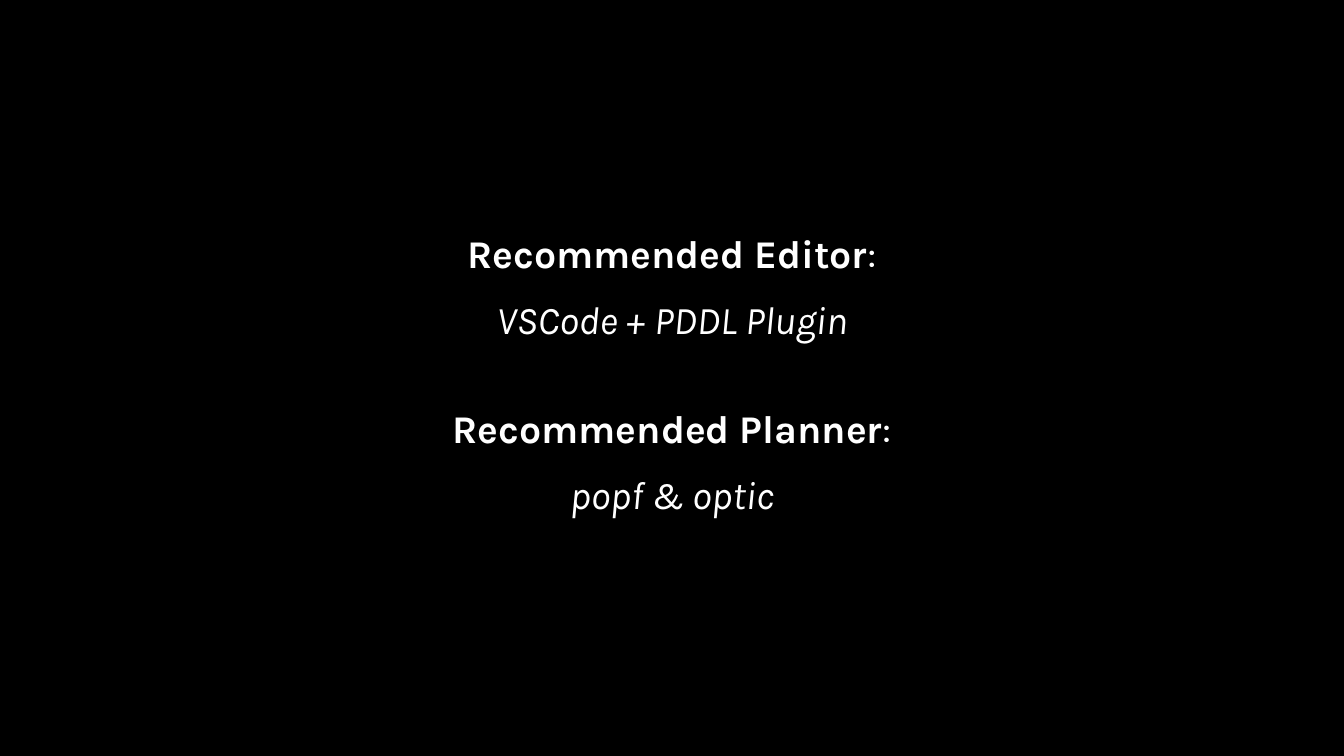
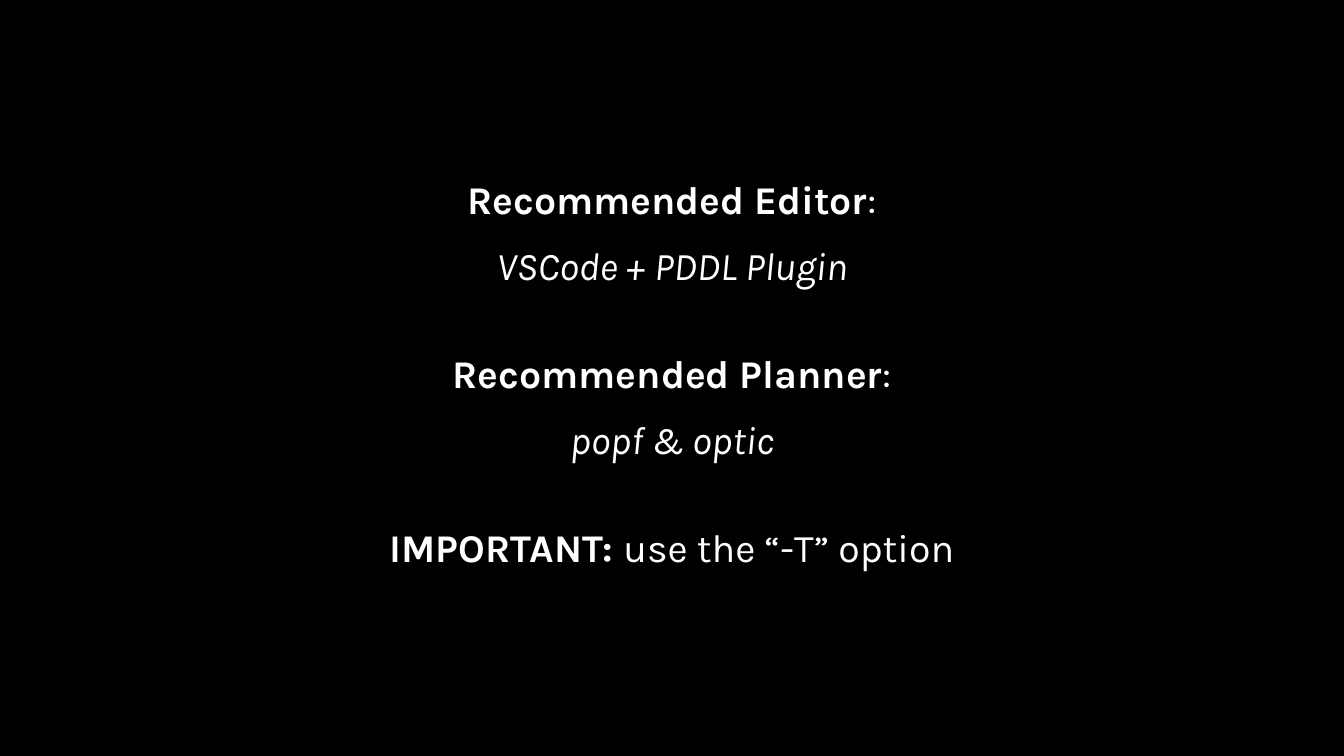
Before and after one commit to AI-Planning/modeling-in-pddl, a slide deck: slide 2 of exercises/cisc-813/temporal/slides.pptx. Drawn at 1344x756 pixels with LibreOffice and Linux fonts; fonts in the diff are those of the drawing. Boxes give left, top, right and bottom in pixels: in the first picture for what was removed or moved away, otherwise in the second. Text is boxed around its words. In the diff, an @@ line names an element or a change of style, - is before the commit and + after.

```diff
--- a/exercises/cisc-813/temporal/slides.pptx
+++ b/exercises/cisc-813/temporal/slides.pptx
@@ text "Recommended Editor:": place and size @@
-text "Recommended Editor:" at [453,240,891,519]
+text "Recommended Editor:" at [390,186,954,572]
@@ text at [390,535,954,572]: paragraph added @@
+IMPORTANT: use the “-T” option
```
Also in this commit, not shown: 9 other slides changed, 6 slides added, 3 slides removed.
